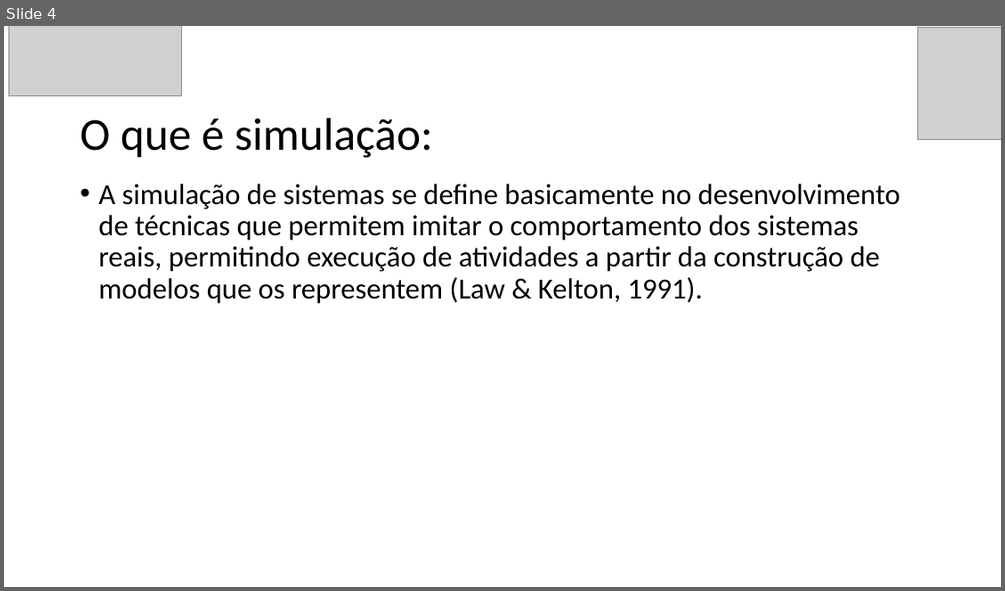
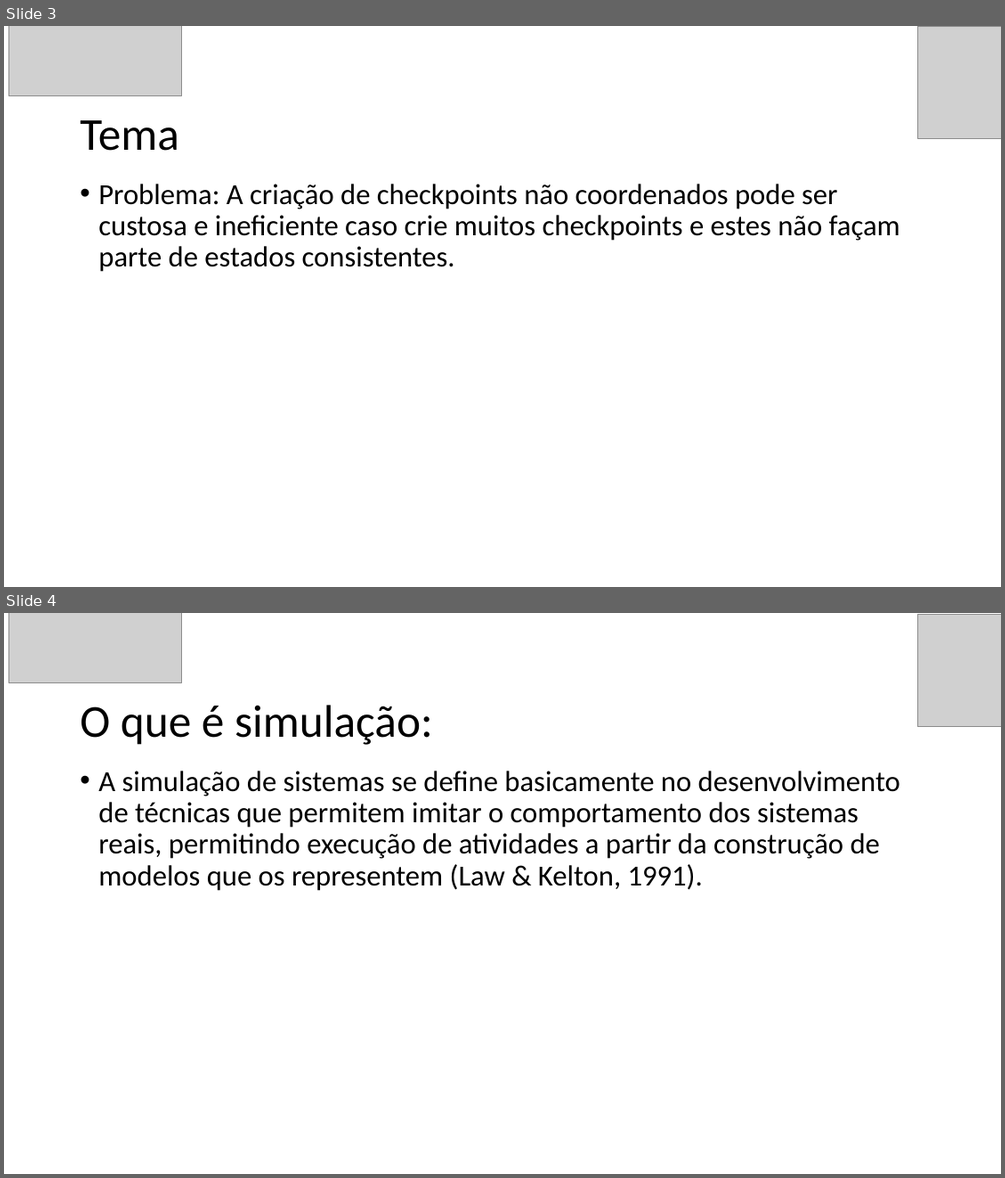
Before and after one commit to GuilhermeBizzani/TCC, a slide deck: Primeira apresentacao.pptx. Shown one above the other, each under a label of ours: slide 4 before the commit, slides 3 and 4 after it. The pictures are 1005x591 and 1005x1178 pixels, drawn with LibreOffice and Linux fonts; fonts in the diff are those of the drawing; grey boxes stand for pictures. Boxes give left, top, right and bottom in pixels: in the first picture for what was removed or moved away, otherwise in the second. Text is boxed around its words. In the diff, an @@ line names an element or a change of style, - is before the commit and + after.

```diff
--- a/Primeira apresentacao.pptx
+++ b/Primeira apresentacao.pptx
@@ slide 3 added at (4, 26, 1001, 587), background #FFFFFF @@
@@ picture added at (8, 26, 181, 96) @@
@@ picture added at (918, 26, 1001, 138) @@
@@ title added at (80, 120, 179, 151), 44 pt, text #000000 @@
+Tema
@@ text added at (98, 184, 900, 272), 28 pt, text #000000 @@
+• Problema: A criação de checkpoints não coordenados pode ser custosa e ineficiente caso crie muitos checkpoints e estes não façam parte de estados consistentes.
```
Also in this commit, not shown: 5 slides changed, 1 other slide added, 2 other files.
